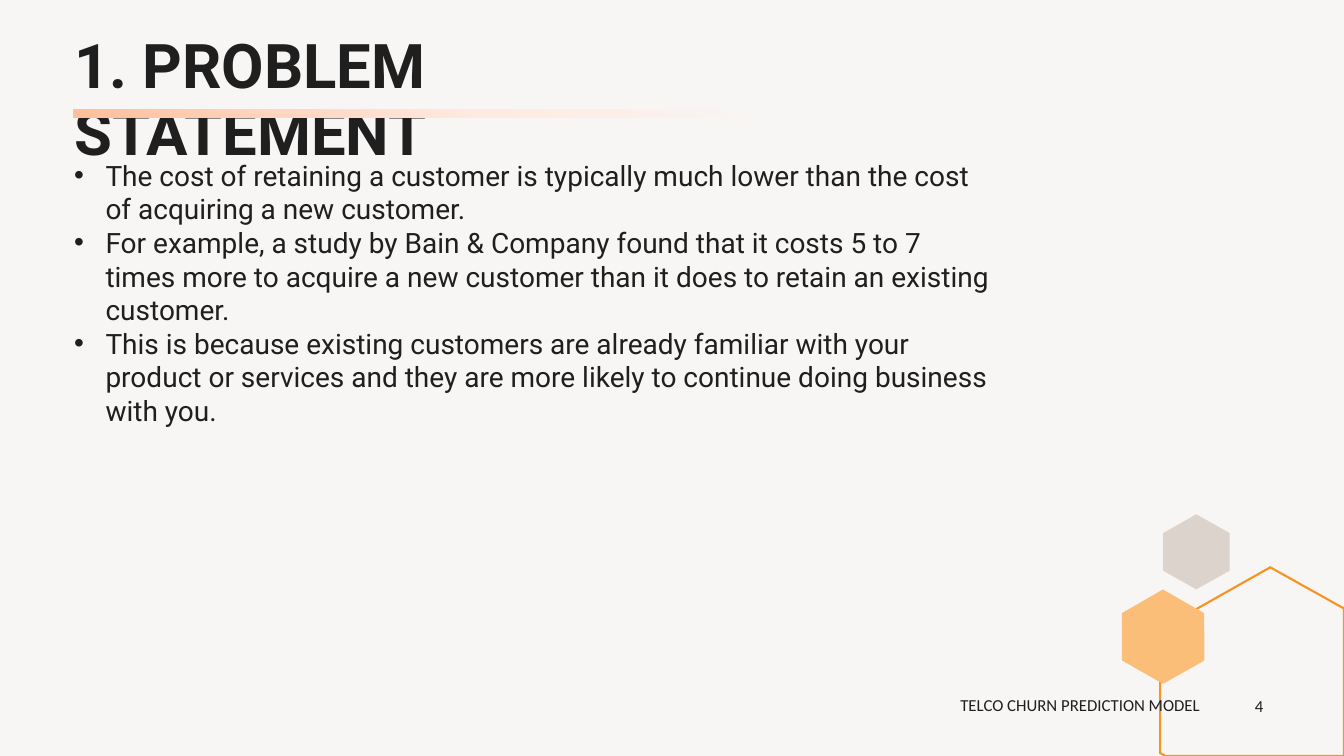
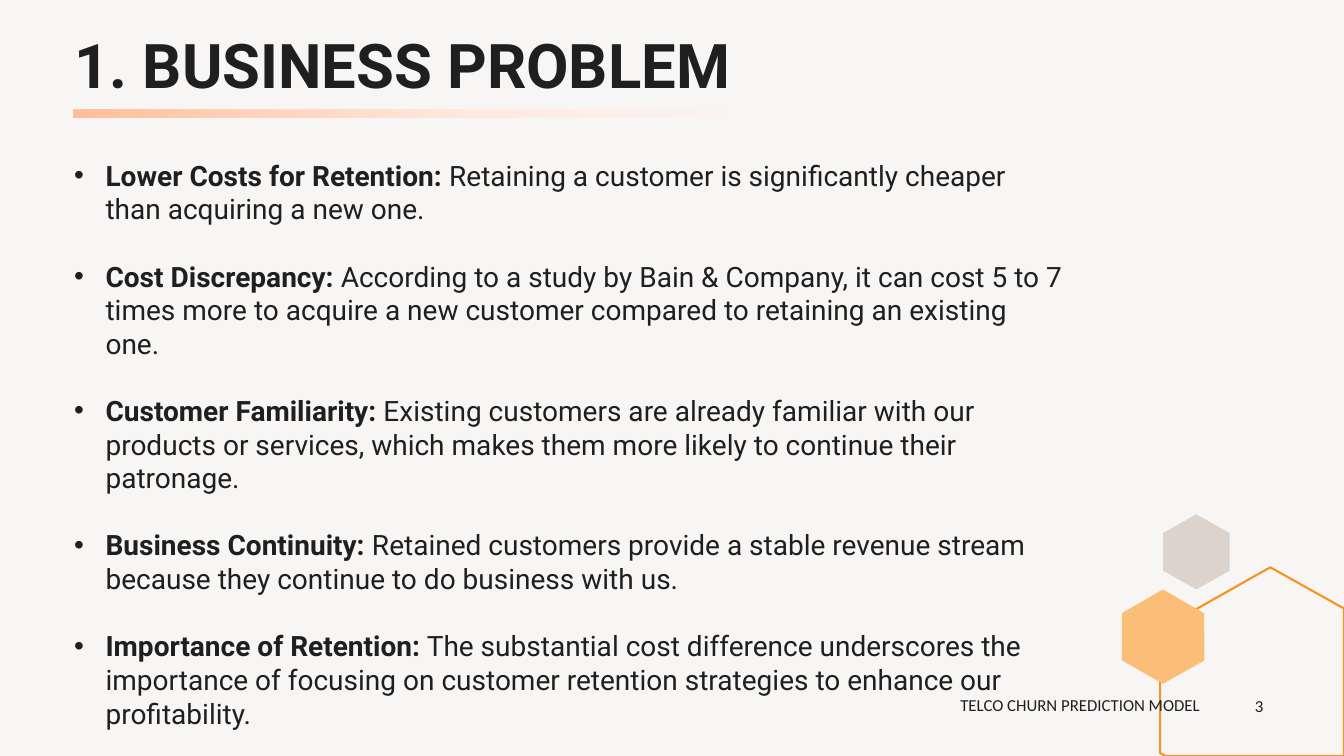
Before and after one commit to peerapat-t/Data-science-project, a slide deck: slide 3 of Telco-churn-prediction/Telco churn prediction.pptx (slide 4 before the commit). Drawn at 1344x756 pixels with LibreOffice and Linux fonts; fonts in the diff are those of the drawing. Boxes give left, top, right and bottom in pixels: in the first picture for what was removed or moved away, otherwise in the second. Text is boxed around its words. In the diff, an @@ line names an element or a change of style, - is before the commit and + after.

```diff
--- a/Telco-churn-prediction/Telco churn prediction.pptx
+++ b/Telco-churn-prediction/Telco churn prediction.pptx
@@ title at (74, 43, 730, 89): text changed @@
-1. PROBLEM STATEMENT
+1. BUSINESS PROBLEM
@@ text at (106, 164, 1062, 730): text changed @@
-• The cost of retaining a customer is typically much lower than the cost of acquiring a new customer.
-• For example, a study by Bain & Company found that it costs 5 to 7 times more to acquire a new customer than it does to retain an existing customer.
-• This is because existing customers are already familiar with your product or services and they are more likely to continue doing business with you.
+• Lower Costs for Retention: Retaining a customer is significantly cheaper than acquiring a new one.
+• Cost Discrepancy: According to a study by Bain & Company, it can cost 5 to 7 times more to acquire a new customer compared to retaining an existing one.
+• Customer Familiarity: Existing customers are already familiar with our products or services, which makes them more likely to continue their patronage.
+• Business Continuity: Retained customers provide a stable revenue stream because they continue to do business with us.
+• Importance of Retention: The substantial cost difference underscores the importance of focusing on customer retention strategies to enhance our profitability.
@@ page number at (1255, 701, 1263, 712): text changed @@
-4
+3
```
Also in this commit, not shown: 7 other slides changed, 1 slide added, 2 slides removed, 4 other files.
